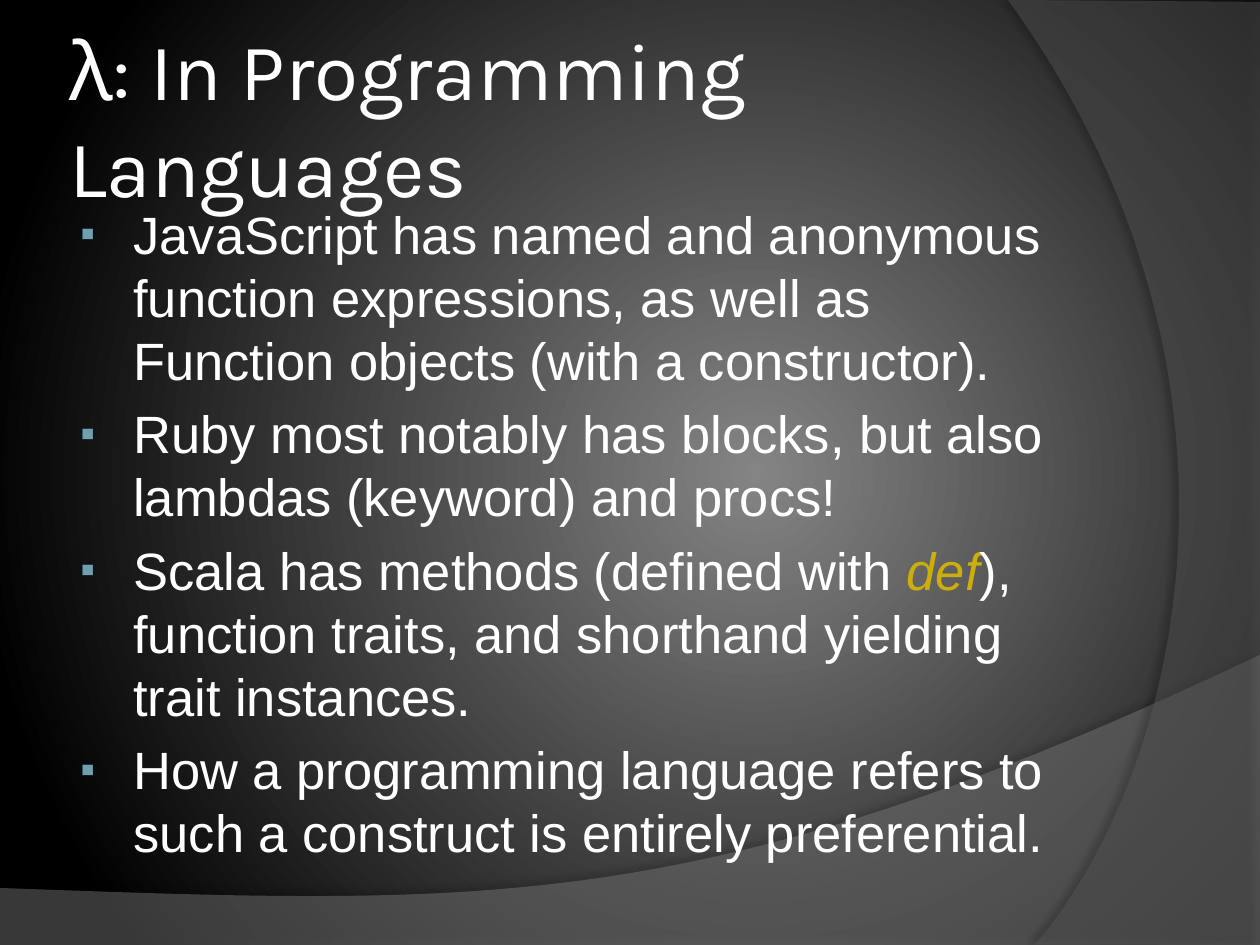
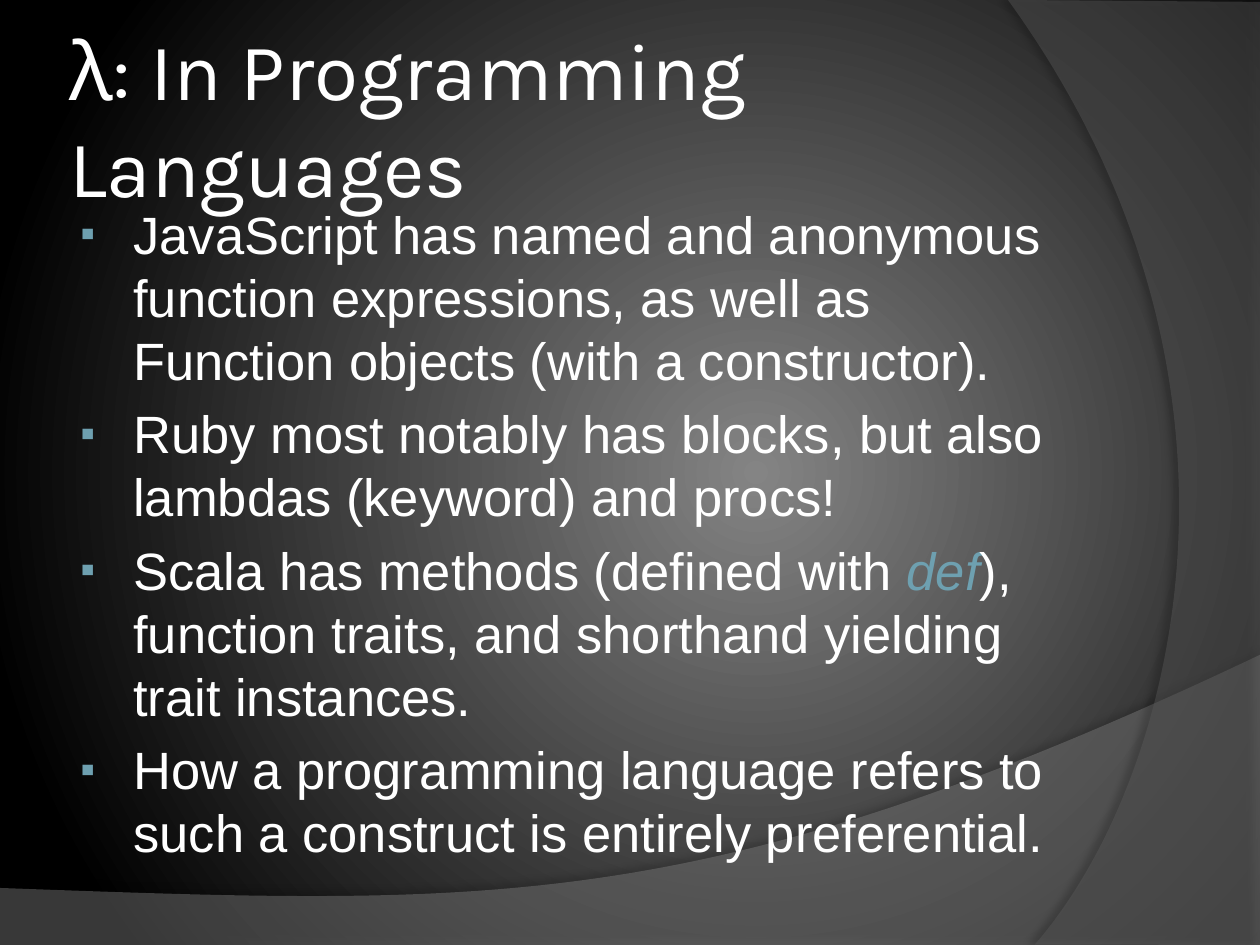
Before and after one commit to chrislewis/JaxFunc_0_ImperativelyFunctional, a slide deck: slide 10 of JaxFunc.pptx. Drawn at 1260x945 pixels with LibreOffice and Linux fonts; fonts in the diff are those of the drawing. Boxes give left, top, right and bottom in pixels: in the first picture for what was removed or moved away, otherwise in the second. Text is boxed around its words. In the diff, an @@ line names an element or a change of style, - is before the commit and + after.

```diff
--- a/JaxFunc.pptx
+++ b/JaxFunc.pptx
@@ text at (133,552,1012,717): text colour #CCAF0A to #6EA0B0 in "def)," @@
```
Also in this commit, not shown: 5 other slides changed, 9 slides added, 1 other file.
